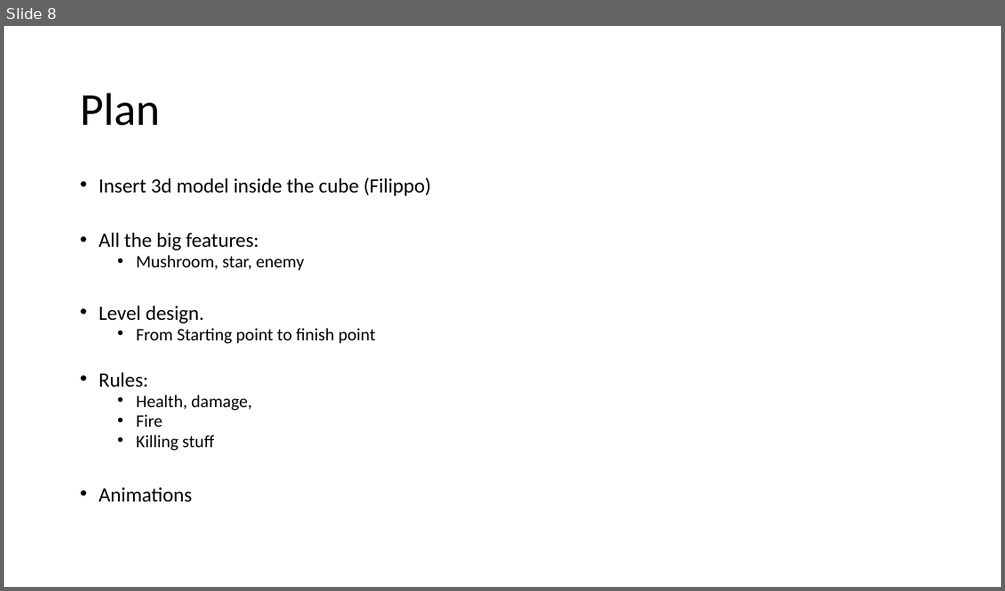
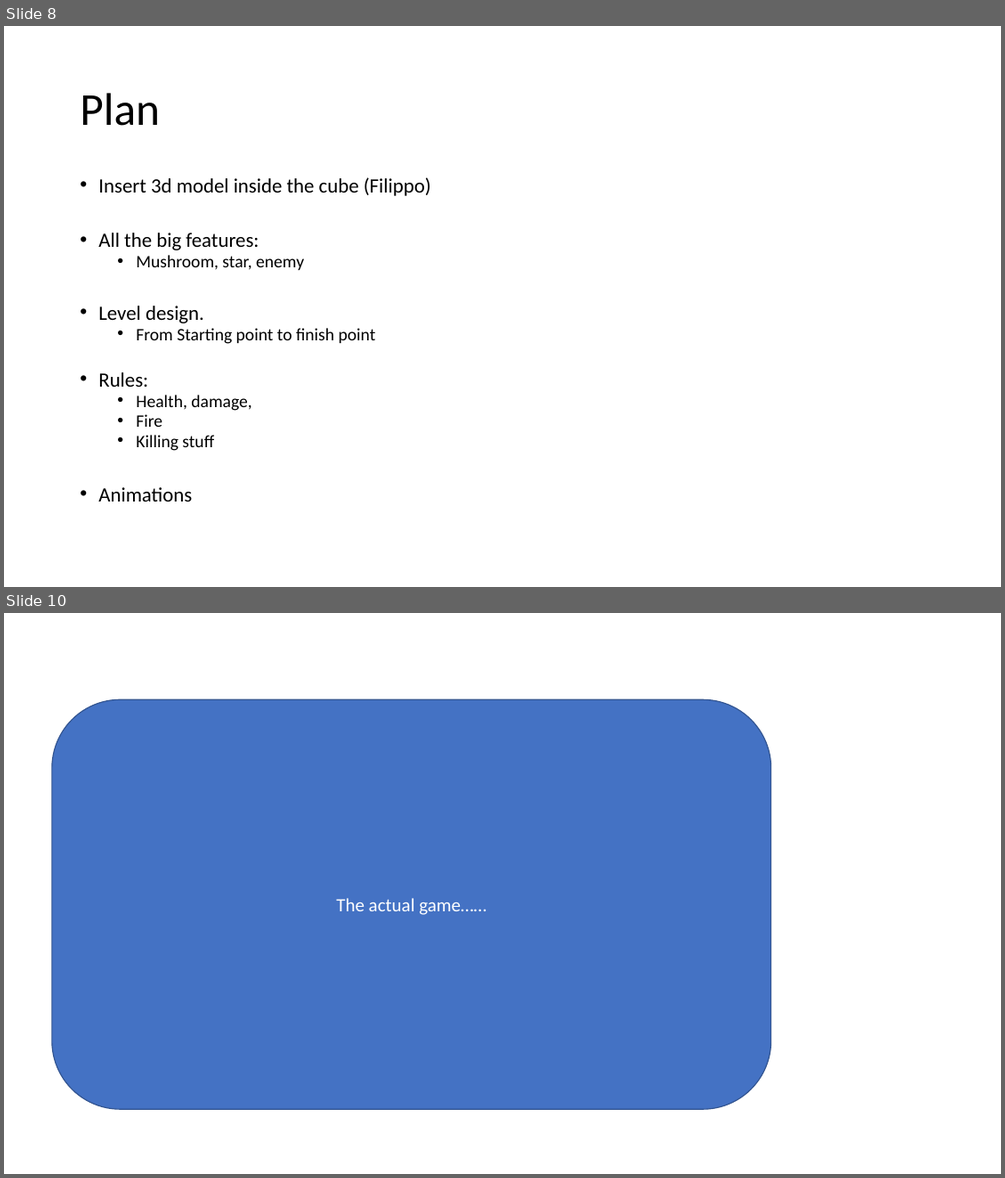
Before and after one commit to shacharoz/LearningUnity-Mario, a slide deck: Design/Mario Rules.pptx. Shown one above the other, each under a label of ours: slide 8 before the commit, slides 8 and 10 after it; the slides between them are not shown. The pictures are 1005x591 and 1005x1178 pixels, drawn with LibreOffice and Linux fonts; fonts in the diff are those of the drawing. Boxes give left, top, right and bottom in pixels: in the first picture for what was removed or moved away, otherwise in the second. Text is boxed around its words. In the diff, an @@ line names an element or a change of style, - is before the commit and + after.

```diff
--- a/Design/Mario Rules.pptx
+++ b/Design/Mario Rules.pptx
@@ slide 10 added at [4, 613, 1001, 1174], background #FFFFFF @@
@@ rounded rectangle added at [52, 699, 771, 1109], fill #4472C4, outline #325491 1 pt, 18 pt, text #FFFFFF @@
+The actual game……
```
Also in this commit, not shown: 6 other slides added, 16 other files.
